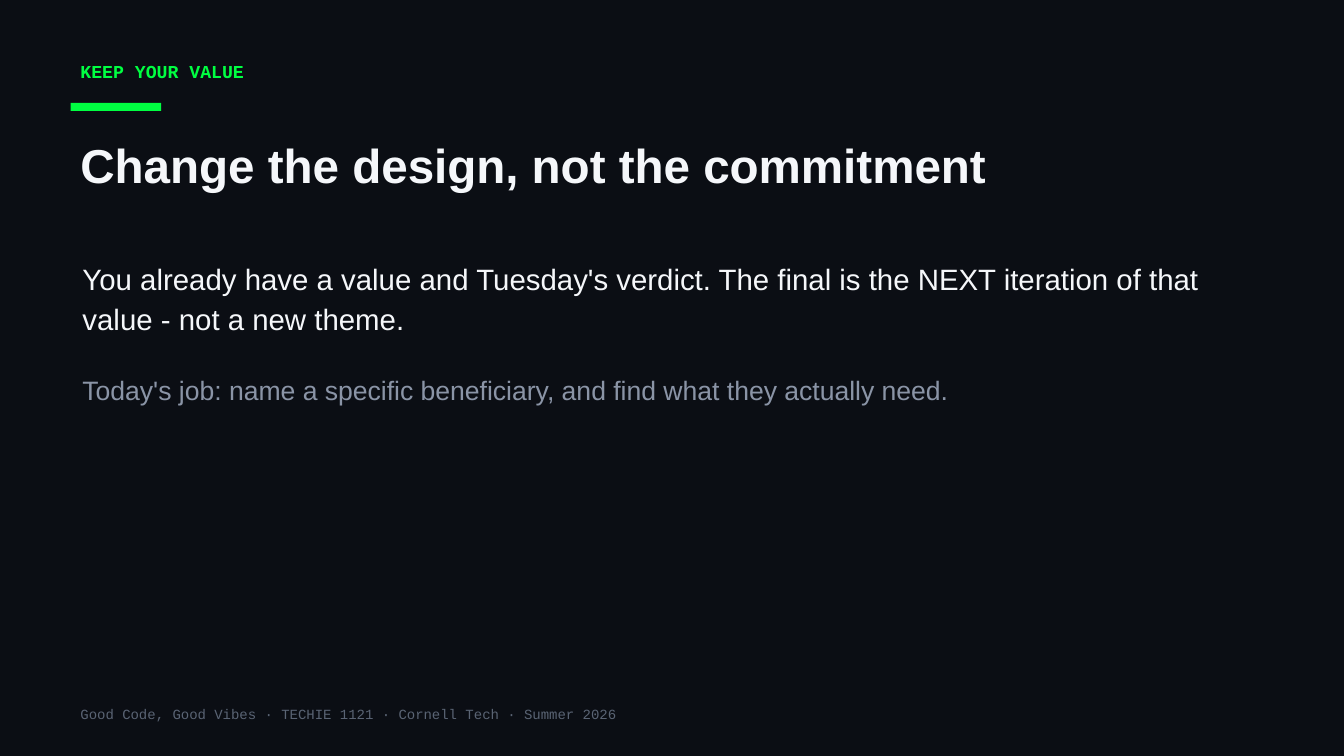
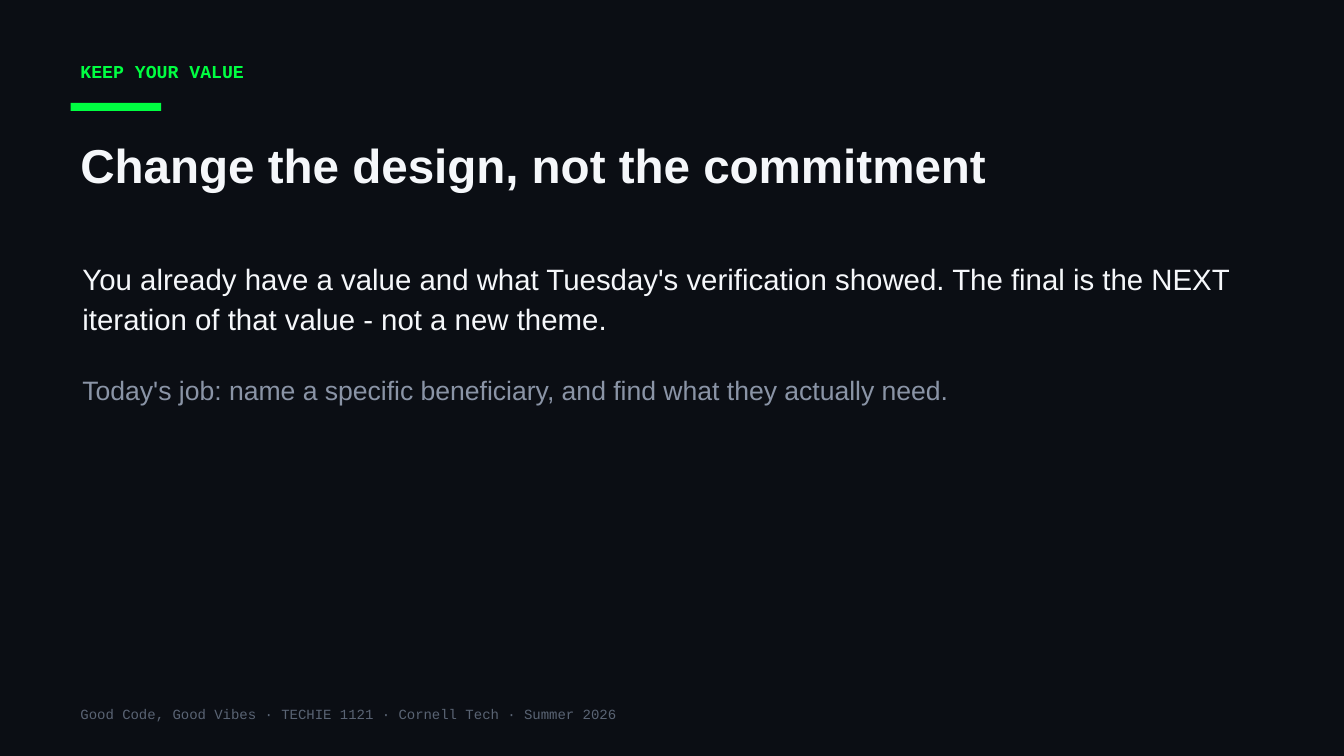
Before and after one commit to Cornell-Tech-Vibe-Coding-Summer-2026/website, a slide deck: slide 3 of slides/Week3-Wed-Working-Day.pptx. Drawn at 1344x756 pixels with LibreOffice and Linux fonts; fonts in the diff are those of the drawing. Boxes give left, top, right and bottom in pixels: in the first picture for what was removed or moved away, otherwise in the second. Text is boxed around its words. In the diff, an @@ line names an element or a change of style, - is before the commit and + after.

```diff
--- a/slides/Week3-Wed-Working-Day.pptx
+++ b/slides/Week3-Wed-Working-Day.pptx
@@ text at [82, 268, 1229, 331]: text changed @@
-You already have a value and Tuesday's verdict. The final is the NEXT iteration of that value - not a new theme.
+You already have a value and what Tuesday's verification showed. The final is the NEXT iteration of that value - not a new theme.
```
Also in this commit, not shown: 5 slides added, 1 other file.
